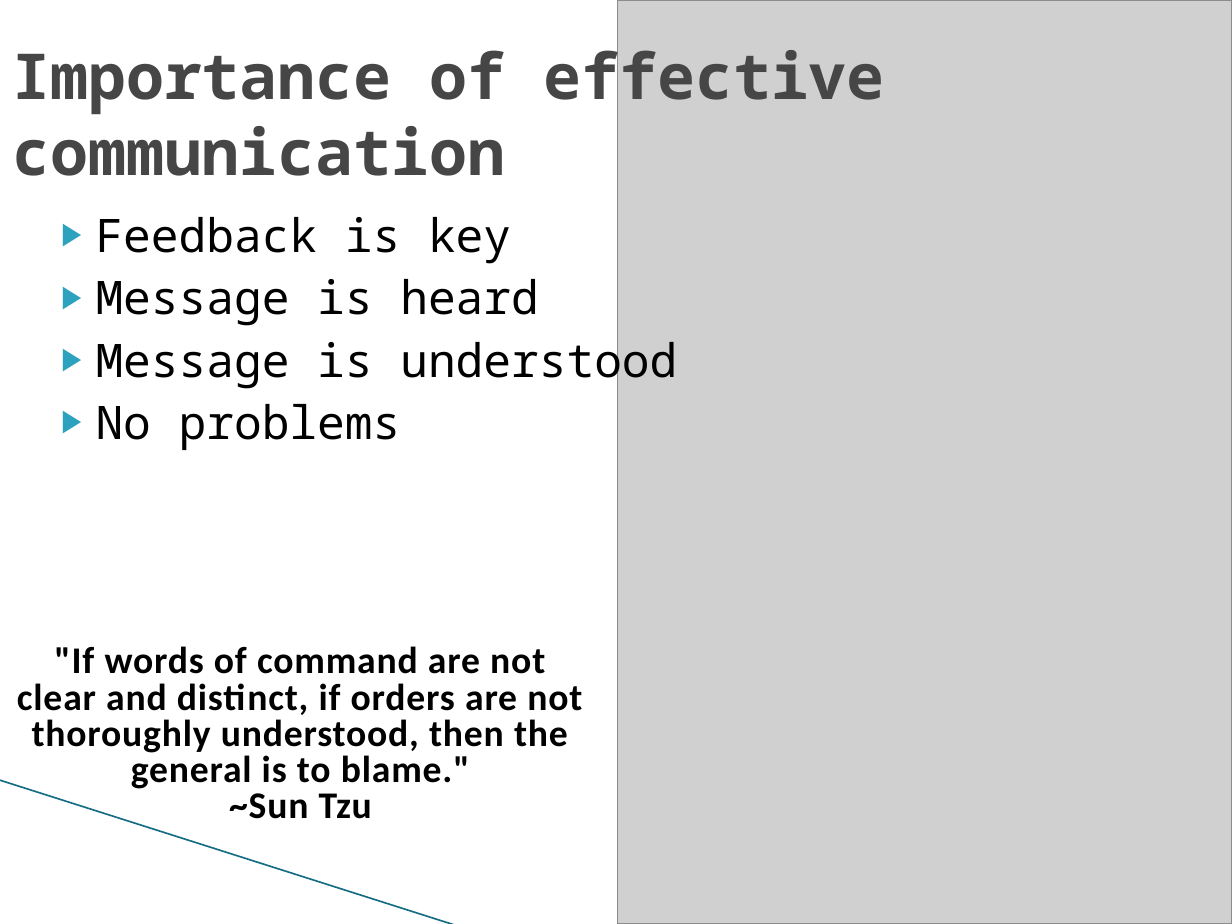
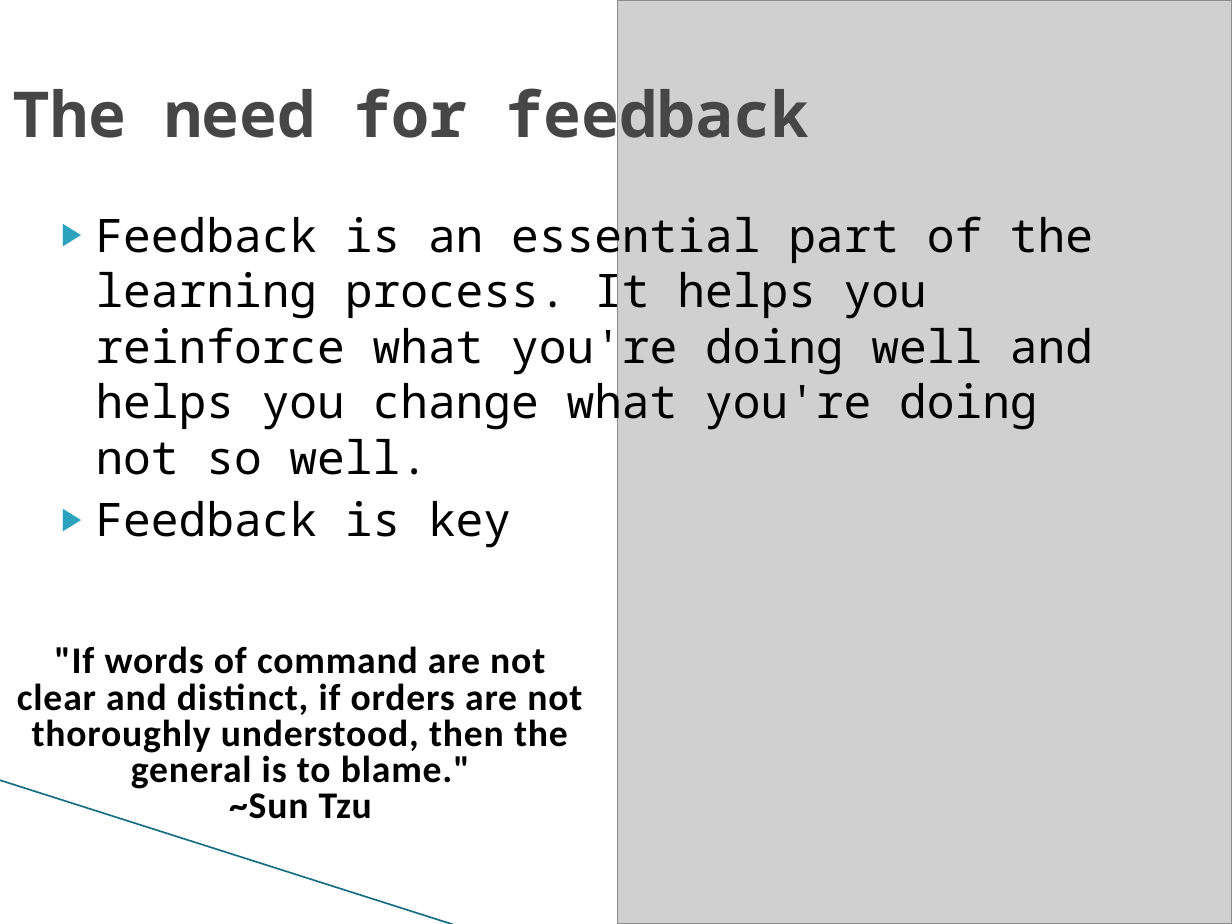
Before and after one commit to CrazeeIvan/Communications, a slide deck: slide 8 of Presentation Skills.odp (slide 5 before the commit). Drawn at 1232x924 pixels with LibreOffice and Linux fonts; fonts in the diff are those of the drawing; grey boxes stand for pictures; background and template pictures are left out. Boxes give left, top, right and bottom in pixels: in the first picture for what was removed or moved away, otherwise in the second. Text is boxed around its words. In the diff, an @@ line names an element or a change of style, - is before the commit and + after.

Commit message:
v4.2 - Further polish, added missing feedback section. Little more polish to add before going live.

```diff
--- a/Presentation Skills.odp
+++ b/Presentation Skills.odp
@@ title at [12,78,809,154]: text changed @@
-Importance of effective communication
+The need for feedback
@@ text at [96,209,1093,475]: paragraph added @@
+▶ Feedback is an essential part of the learning process. It helps you reinforce what you're doing well and helps you change what you're doing not so well.
@@ text at [96,279,677,450]: paragraphs removed @@
-▶ Message is heard
-▶ Message is understood
-▶ No problems
```
Also in this commit, not shown: 2 other slides changed, 2 slides added, 1 slide removed.
